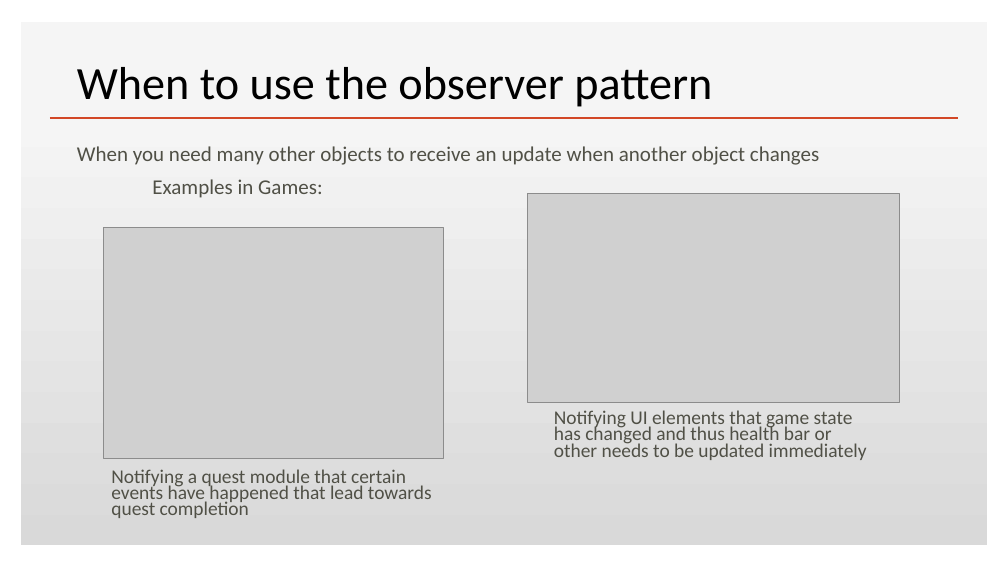
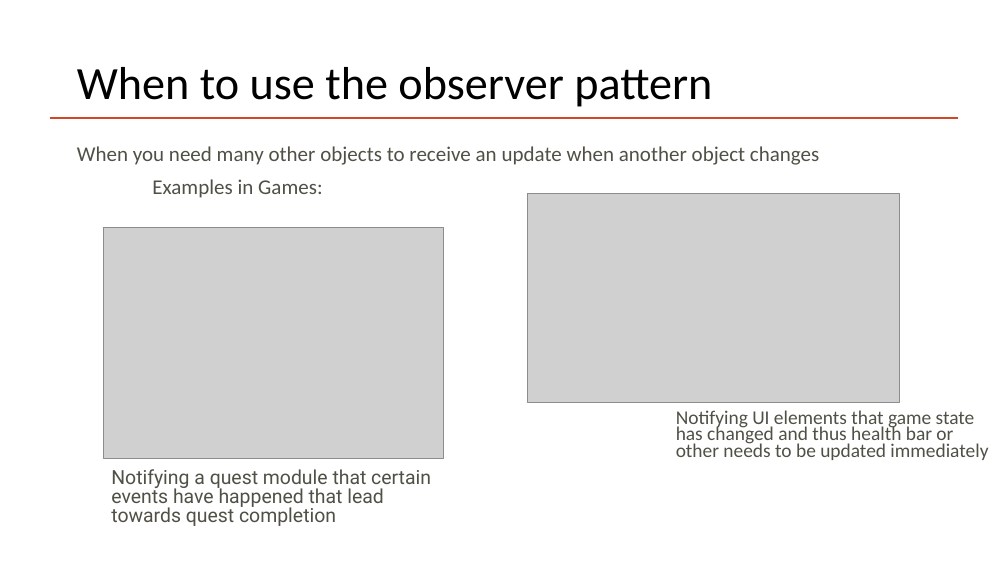
Before and after one commit to markfloryan/gamedesign, a slide deck: slide 3 of slides/ObserverDesignPattern.pptx. Drawn at 1008x567 pixels with LibreOffice and Linux fonts; fonts in the diff are those of the drawing; grey boxes stand for pictures. Boxes give left, top, right and bottom in pixels: in the first picture for what was removed or moved away, otherwise in the second. Text is boxed around its words. In the diff, an @@ line names an element or a change of style, - is before the commit and + after.

```diff
--- a/slides/ObserverDesignPattern.pptx
+++ b/slides/ObserverDesignPattern.pptx
@@ rectangle removed at [21, 22, 988, 546] @@
@@ rectangle removed at [21, 22, 988, 546] @@
@@ text "Notifying UI elements that game ...": place and size @@
-text "Notifying UI elements that game ..." at [554, 410, 867, 460]
+text "Notifying UI elements that game ..." at [676, 410, 988, 460]
@@ text "Notifying a quest module that ..." at [111, 469, 431, 526]: font Calibri to Roboto; line spacing 0.7 to 0.8 @@
```
Also in this commit, not shown: 11 other slides changed, 19 slides added, 1 slide removed, 3 other files.
